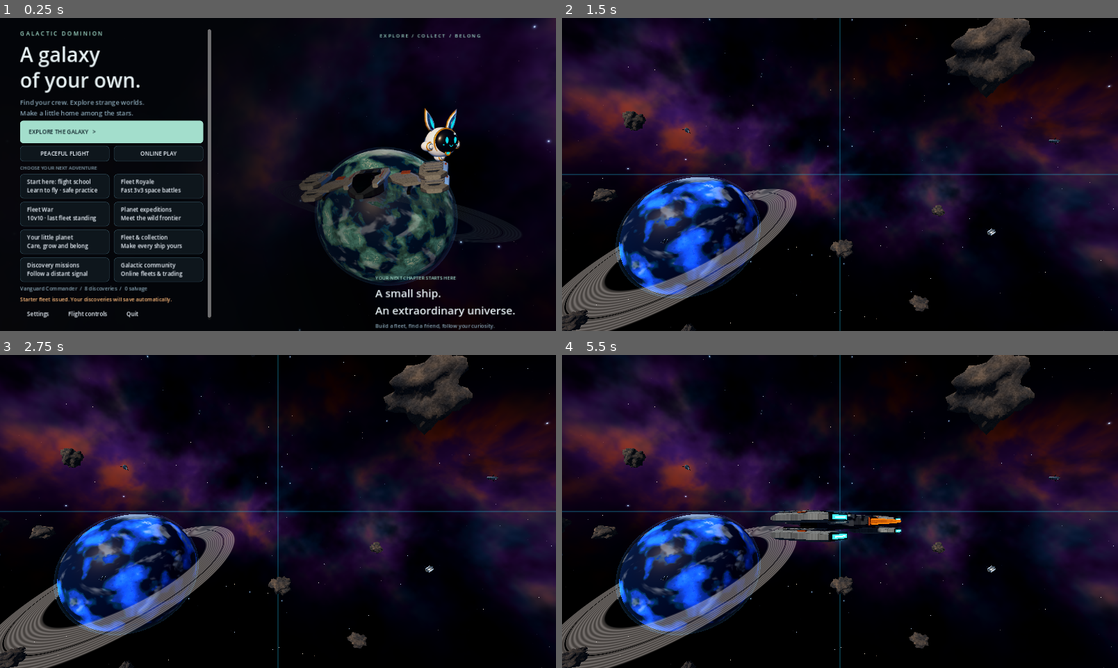
Above: before the commit, frames 1-4 (two rows, left to right).
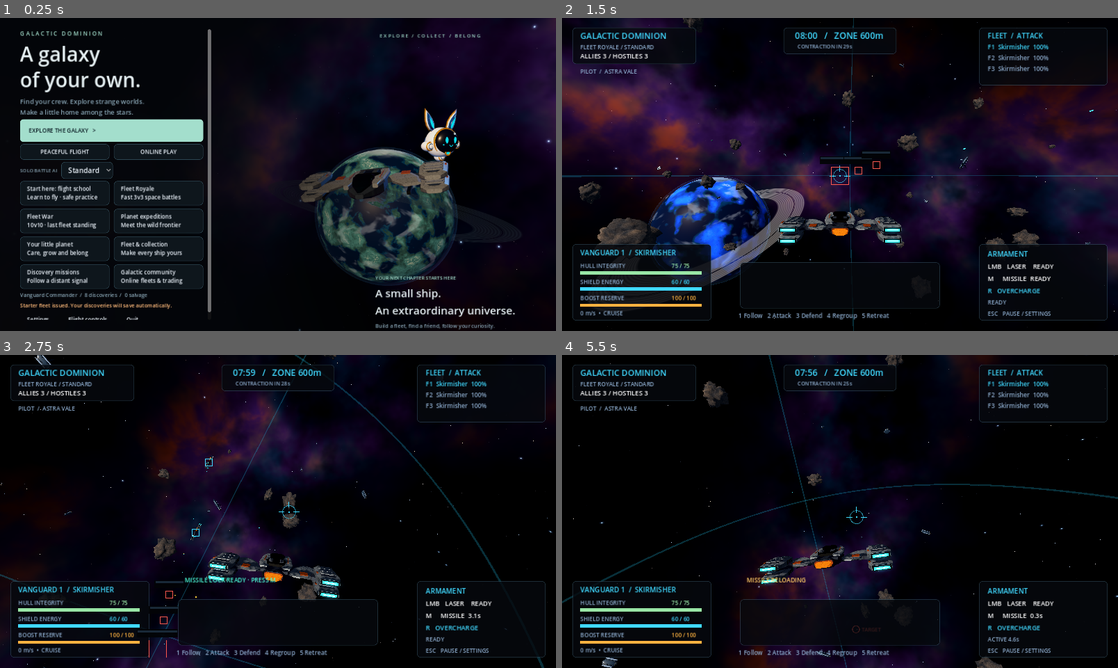
Above: after the commit, the same moments.

Repository: trentsmith/Galactic-Dominion
Game: Godot game, scene res://scenes/main.tscn
Two runs of this game, one before a commit and one after it. Both use one fixed random seed, a clock stepped at 60 frames per second and the inputs below.
Inputs (mouse positions are in pixels of both pictures, inside the frame that each line leads up to):
- Up to frame 1 (0.25 s): no input
- Up to frame 2 (1.5 s): click (650, 171) at 0.5 s, where only the run after the commit has a clickable "Standard"; click "Fleet Royale Fast 3v3 space b…" at 1.25 s
- Up to frame 3 (2.75 s): tap Enter at 2 s; move the mouse to (400, 495) at 2.02 s; press the mouse at (400, 495) at 2.03 s; hold E (roll_right) from 2.03 s (still down); tap M (missile) at 2.3 s
- Up to frame 4 (5.5 s): release E (roll_right) at 2.75 s; release the mouse at (962, 495) at 2.75 s; drag from (728, 527) to (812, 574) at 2.77 s; move the mouse to (895, 442) at 3.52 s; hold E (roll_right) 3.53-4.25 s; hold G (scan) 3.53-4.25 s; click (895, 442) at 3.67 s; tap Tab (target) at 3.8 s; drag from (812, 574) to (673, 464) at 4.27 s; move the mouse to (1006, 558) at 5.02 s; hold Q (roll_left) from 5.03 s (still down); hold M (missile) from 5.03 s (still down); tap R (ability) at 5.1 s; click (1006, 558) at 5.17 s

The runs differ from the first frame. In frame 1, 6.8% of the frame differs, in the area x 3-38%, y 8-97%; in frame 2, 21%; in frame 3, 52%, in the area x 0-100%, y 0-100%; in frame 4, 52%.
Error before the commit: Trying to return value of type "Resource" from a function whose return type is "ShipStats". (res://scripts/match/battle_match.gd:186)
Error after the commit: Trying to return value of type "Resource" from a function whose return type is "ShipStats". (res://scripts/match/battle_match.gd:185)

Commit message:
Add solo AI difficulty presets and local human playtest feedback

Diff:
--- a/project.godot
+++ b/project.godot
@@ -1,7 +1,7 @@
 config_version=5
 [application]
 config/name="Galactic Dominion"
-config/version="0.29.0"
+config/version="0.30.0"
 run/flush_stdout_on_print=true
 run/main_scene="res://scenes/main.tscn"
 config/features=PackedStringArray("4.3", "GL Compatibility")
--- a/scripts/ai/ship_brain.gd
+++ b/scripts/ai/ship_brain.gd
@@ -9,6 +9,9 @@
 var state := State.FOLLOW
 var alert_time := 0.0
 var retarget_timer := 0.0
+var reaction_interval := .6
+var aim_lead := 1.0
+var fire_dot := .975
 var retreat_latch := false
 var retreat_duration:=INF
 var retreat_elapsed:=0.0
@@ -25,7 +28,7 @@
  patrol_time += delta
  retarget_timer -= delta
  if retarget_timer <= 0.0:
-  retarget_timer = 0.6
+  retarget_timer = reaction_interval
   _find_target()
  var enemy := ship.targeting.target
  var destination := ship.global_position
@@ -54,9 +57,9 @@
   if distance < 50.0:
    state = State.EVADE
    destination = ship.global_position + ship.global_basis.x * (80.0 if ship.fleet_slot % 2 == 0 else -80.0) - ship.global_basis.z * 60.0
-  var aim := ship.global_position.direction_to(enemy.global_position + enemy.velocity * distance / ship.weapons.primary.speed)
+  var aim := ship.global_position.direction_to(enemy.global_position + enemy.velocity * aim_lead * distance / ship.weapons.primary.speed)
   var firing_window:=burst_pause<=0 or fmod(patrol_time+ship.fleet_slot*.4,burst_duration+burst_pause)<burst_duration
-  if firing_window and (-ship.global_basis.z).dot(aim) > 0.975 and distance < 650.0:
+  if firing_window and (-ship.global_basis.z).dot(aim) > fire_dot and distance < 650.0:
    ship.weapons.fire()
   if firing_window and ship.targeting.locked() and distance < 500.0:
    ship.weapons.fire(true)
--- /dev/null
+++ b/scripts/ai/solo_difficulty.gd
@@ -0,0 +1,30 @@
+class_name SoloDifficulty
+extends RefCounted
+## Solo arena presets. Network, exploration and training use their own rules.
+const IDS := ["relaxed","standard","veteran"]
+const PRESETS := {
+ "relaxed":{"title":"Relaxed","description":"Slower reactions, shorter attacks and more breathing room.","hull":.75,"cooldown":1.4,"regen":.3,"reaction":1.1,"lead":.65,"fire_dot":.99,"turn":.85,"burst":1.4,"pause":1.3,"retreat":2.5},
+ "standard":{"title":"Standard","description":"The existing solo balance, with steady enemy pressure.","hull":.85,"cooldown":1.15,"regen":.5,"reaction":.6,"lead":1.0,"fire_dot":.975,"turn":1.0,"burst":2.0,"pause":.65,"retreat":3.5},
+ "veteran":{"title":"Veteran","description":"Faster reactions and sustained attacks; no extra enemy health.","hull":.85,"cooldown":1.0,"regen":.5,"reaction":.25,"lead":1.0,"fire_dot":.97,"turn":1.12,"burst":3.0,"pause":.15,"retreat":4.0}
+}
+static func valid(id: String) -> String:
+ return id if id in IDS else "standard"
+static func title(id: String) -> String:
+ return PRESETS[valid(id)].title
+static func enemy_stats(base: ShipStats,id: String) -> ShipStats:
+ var tuning: Dictionary = PRESETS[valid(id)]
+ var result := base.duplicate(true) as ShipStats
+ result.hull *= tuning.hull;result.shield *= tuning.hull
+ result.laser_cooldown *= tuning.cooldown;result.missile_cooldown *= tuning.cooldown
+ result.turn_speed *= tuning.turn
+ result.crew_id = ""
+ return result
+static func configure_enemy(ship: CombatShip,id: String) -> void:
+ var tuning: Dictionary = PRESETS[valid(id)]
+ ship.health.regen_rate *= tuning.regen
+ ship.brain.reaction_interval = tuning.reaction
+ ship.brain.aim_lead = tuning.lead
+ ship.brain.fire_dot = tuning.fire_dot
+ ship.brain.retreat_duration = tuning.retreat
+ ship.brain.burst_duration = tuning.burst
+ ship.brain.burst_pause = tuning.pause
--- a/scripts/combat/combat_feedback.gd
+++ b/scripts/combat/combat_feedback.gd
@@ -128,7 +128,7 @@
 func indicator_direction(world_position: Vector3) -> Vector2:
  var local := battle.camera.global_basis.inverse() * (world_position - battle.pilot.ship.global_position)
  var projected := Vector2(local.x,-local.y)
- if projected.length()<absf(local.z)*.3:return Vector2.DOWN if local.z>0 else Vector2.UP
+ if projected.length()<maxf(.001,absf(local.z)*.3):return Vector2.DOWN if local.z>0 else Vector2.UP
  return projected.normalized()
 
 func count_incoming() -> int:
--- a/scripts/main.gd
+++ b/scripts/main.gd
@@ -7,6 +7,7 @@
 var surface: PlanetExpedition
 var parked_roam: FreeRoamMatch
 var battle: BattleMatch
+var difficulty := "standard"
 var sensitivity := 0.0025
 var inverted := false
 var fullscreen := false
@@ -41,6 +42,7 @@
  profile = PlayerProfile.new(profile_path)
  profile.load_profile()
  settings.load("user://settings.cfg")
+ difficulty = SoloDifficulty.valid(str(settings.get_value("gameplay","difficulty","standard")))
  sensitivity = settings.get_value("controls", "sensitivity", 0.0025)
  inverted = settings.get_value("controls", "invert_y", false)
  fullscreen = settings.get_value("display", "fullscreen", false)
@@ -105,6 +107,7 @@
   battle.queue_free()
  battle = BattleMatch.new()
  battle.team_size = size_per_team
+ battle.difficulty = difficulty
  battle.profile = profile
  add_child(battle)
  battle.pilot.sensitivity = sensitivity
@@ -160,14 +163,33 @@
  center.theme = CartoonStyle.ui_theme()
  center.set_anchors_and_offsets_preset(Control.PRESET_FULL_RECT)
  menu.add_child(center)
+ var scroll := ScrollContainer.new()
+ scroll.custom_minimum_size=Vector2(460,minf(600,get_viewport().get_visible_rect().size.y-80))
+ scroll.horizontal_scroll_mode=ScrollContainer.SCROLL_MODE_DISABLED
+ center.add_child(scroll)
  var column := VBoxContainer.new()
  column.custom_minimum_size = Vector2(420, 0)
- column.add_theme_constant_override("separation", 20)
- center.add_child(column)
+ column.add_theme_constant_override("separation", 16)
+ scroll.add_child(column)
  var label := Label.new()
- label.text = "FLIGHT SETTINGS"
+ label.text = "GAME SETTINGS"
  label.add_theme_font_size_override("font_size", 30)
  column.add_child(label)
+ var difficulty_label := Label.new()
+ difficulty_label.text="SOLO BATTLE DIFFICULTY"
+ difficulty_label.add_theme_font_size_override("font_size",13)
+ column.add_child(difficulty_label)
+ var difficulty_dropdown := difficulty_choice(column)
+ var description := Label.new()
+ description.text = SoloDifficulty.PRESETS[difficulty].description
+ description.custom_minimum_size.x=420
+ description.autowrap_mode=TextServer.AUTOWRAP_WORD_SMART
+ column.add_child(description)
+ difficulty_dropdown.item_selected.connect(func(index):description.text=SoloDifficulty.PRESETS[SoloDifficulty.IDS[index]].description)
+ var scope := Label.new()
+ scope.text = "Solo 3v3 / 10v10 · applies to your next battle"
+ scope.add_theme_font_size_override("font_size",13)
+ column.add_child(scope)
  var value := Label.new()
  value.text = "Mouse sensitivity: %.2f" % (sensitivity * 1000)
  column.add_child(value)
@@ -212,6 +234,7 @@
  _button(column, "BACK", func(): show_menu(paused))
 
 func _save_settings() -> void:
+ settings.set_value("gameplay","difficulty",difficulty)
  settings.set_value("audio", "volume", volume)
  settings.set_value("controls", "sensitivity", sensitivity)
  settings.set_value("controls", "invert_y", inverted)
@@ -379,3 +402,17 @@
  sanctuary_scene=null
  if is_instance_valid(parked_roam):return_from_planet()
  else:show_planets()
+
+func difficulty_choice(parent: Control) -> OptionButton:
+ var choice := OptionButton.new()
+ choice.name = "DifficultyChoice"
+ for id in SoloDifficulty.IDS:
+  choice.add_item(SoloDifficulty.title(id))
+  choice.get_popup().set_item_tooltip(choice.item_count-1,SoloDifficulty.PRESETS[id].description)
+ choice.select(SoloDifficulty.IDS.find(difficulty))
+ choice.tooltip_text = "Enemy AI for your next solo Fleet Royale or Fleet War. Online, free roam and training are unchanged."
+ choice.item_selected.connect(func(index):
+  difficulty = SoloDifficulty.IDS[index]
+  _save_settings())
+ parent.add_child(choice)
+ return choice
--- a/scripts/match/battle_match.gd
+++ b/scripts/match/battle_match.gd
@@ -3,6 +3,8 @@
 signal ended(winner, reason)
 
 const CLASSES = [preload("res://resources/ships/interceptor.tres"), preload("res://resources/ships/skirmisher.tres"), preload("res://resources/ships/guardian.tres")]
+var difficulty := "standard"
+var playtest_path := ""
 var training := false
 var team_size := 3
 var elimination_only := false
@@ -28,6 +30,7 @@
  process_mode = Node.PROCESS_MODE_PAUSABLE
 
 func _ready() -> void:
+ difficulty = SoloDifficulty.valid(difficulty)
  battle_id = "%d-%d" % [Time.get_ticks_usec(), get_instance_id()]
  # Network protocol remains six slots; Fleet War is an offline mode.
  team_size = 10 if team_size == 10 and network_role == "offline" else 3
@@ -61,10 +64,7 @@
    if preconfigured_stats.size() == team_size * 2:
     ship.stats = preconfigured_stats[team_index * team_size + slot]
    if team_index == 1 and network_role == "offline":
-    ship.stats = ship.stats.duplicate(true)
-    ship.stats.hull*=.85;ship.stats.shield*=.85
-    ship.stats.laser_cooldown*=1.15;ship.stats.missile_cooldown*=1.15
-    ship.stats.crew_id = ""
+    ship.stats = SoloDifficulty.enemy_stats(ship.stats,"standard" if training else difficulty)
     ship.crew_name = "AI pilot"
    ship.team = team_index
    ship.fleet_slot = slot
@@ -81,8 +81,7 @@
      ship.weapons.secondary.speed=220.0;ship.weapons.secondary.turn_rate=4.5
      ship.weapons.aim_assist_dot=.97;ship.targeting.lock_duration=.8
     else:
-     ship.health.regen_rate*=.5
-     ship.brain.retreat_duration=3.5;ship.brain.burst_duration=2;ship.brain.burst_pause=.65
+     SoloDifficulty.configure_enemy(ship,"standard" if training else difficulty)
    ship.eliminated.connect(_on_eliminated)
    if team_index == 0:
     fleet.ships.append(ship)
--- /dev/null
+++ b/scripts/match/difficulty_playtest.gd
@@ -0,0 +1,24 @@
+class_name DifficultyPlaytest
+extends RefCounted
+## Opt-in ratings stay on disk. No network requests or identifying player data.
+const RATINGS := ["unrated","too_easy","about_right","too_hard"]
+static func summary(battle: BattleMatch,rating: String = "unrated") -> Dictionary:
+ var teams := [{"damage":0.0,"shots":0,"hits":0,"survivors":0},{"damage":0.0,"shots":0,"hits":0,"survivors":0}]
+ for ship in battle.ships:
+  if ship.team<0 or ship.team>1:continue
+  teams[ship.team].damage += ship.damage_dealt
+  teams[ship.team].shots += ship.shots
+  teams[ship.team].hits += ship.hits
+  if ship.alive:teams[ship.team].survivors += 1
+ return {"version":ProjectSettings.get_setting("application/config/version"),"mode":"10v10" if battle.team_size==10 else "3v3","difficulty":SoloDifficulty.valid(battle.difficulty),"duration":snappedf(battle.elapsed,.01),"winner":battle.winner,"reason":battle.end_reason,"teams":teams,"rating":rating if rating in RATINGS else "unrated"}
+static func save(battle: BattleMatch,rating: String = "unrated") -> Error:
+ var directory := ProjectSettings.globalize_path("user://playtests")
+ var error := DirAccess.make_dir_recursive_absolute(directory)
+ if error != OK:return error
+ if battle.playtest_path.is_empty():battle.playtest_path = directory.path_join("battle-%d-%s.json" % [int(Time.get_unix_time_from_system()),battle.battle_id])
+ var file := FileAccess.open(battle.playtest_path+".tmp",FileAccess.WRITE)
+ if file == null:return FileAccess.get_open_error()
+ file.store_string(JSON.stringify(summary(battle,rating),"  "));file.flush()
+ error = file.get_error();file.close()
+ if error != OK:return error
+ return DirAccess.rename_absolute(battle.playtest_path+".tmp",battle.playtest_path)
--- a/scripts/online/online_session.gd
+++ b/scripts/online/online_session.gd
@@ -90,14 +90,14 @@
 func _connected() -> void:
  loading_connection=true;_set_peer_timeout(1,true)
  peer_id = multiplayer.get_unique_id()
- authenticate.rpc_id(1, str(get_meta("ticket", "")), str(ProjectSettings.get_setting("application/config/version", "0.29.0")))
+ authenticate.rpc_id(1, str(get_meta("ticket", "")), str(ProjectSettings.get_setting("application/config/version", "0.30.0")))
 
 @rpc("any_peer", "call_remote", "reliable")
 func authenticate(ticket: String, version: String = "") -> void:
  if not server_mode:
   return
  var sender := multiplayer.get_remote_sender_id()
- if version != str(ProjectSettings.get_setting("application/config/version", "0.29.0")):
+ if version != str(ProjectSettings.get_setting("application/config/version", "0.30.0")):
   reject.rpc_id(sender, "Different game build. Download the same version as the server.")
   multiplayer.multiplayer_peer.disconnect_peer(sender)
   return
--- a/scripts/ui/command_deck.gd
+++ b/scripts/ui/command_deck.gd
@@ -38,7 +38,7 @@
  row.add_child(scroll)
  var column := VBoxContainer.new()
  column.custom_minimum_size.x = 422
- column.add_theme_constant_override("separation",6)
+ column.add_theme_constant_override("separation",5)
  scroll.add_child(column)
  _label(column,"G A L A C T I C   D O M I N I O N",13,MINT)
  var title := _label(column,"Ready when\nyou are." if paused else "A galaxy\nof your own.",46,INK)
@@ -51,7 +51,9 @@
   var quick := HBoxContainer.new();quick.add_theme_constant_override("separation",10);column.add_child(quick)
   _button(quick,"PeacefulButton","PEACEFUL FLIGHT",func():host.start_free_roam(true),32).size_flags_horizontal=Control.SIZE_EXPAND_FILL
   _button(quick,"OnlineButton","ONLINE PLAY",host.show_online,32).size_flags_horizontal=Control.SIZE_EXPAND_FILL
-  _label(column,"CHOOSE YOUR NEXT ADVENTURE",11,MUTED)
+  var battle_options := HBoxContainer.new();column.add_child(battle_options)
+  _label(battle_options,"SOLO BATTLE AI  ",11,MUTED)
+  host.difficulty_choice(battle_options)
   var modes := GridContainer.new();modes.columns=2;modes.add_theme_constant_override("h_separation",10);modes.add_theme_constant_override("v_separation",8);column.add_child(modes)
   _mode(modes,"TutorialButton","Replay flight school" if host.settings.get_value("tutorial","flight_completed",false) else "Start here: flight school","Learn to fly · safe practice",host.start_tutorial)
   _mode(modes,"BattleButton","Fleet Royale","Fast 3v3 space battles",host.start_battle)
@@ -120,7 +122,7 @@
  parent.add_child(button);return button
 
 func _mode(parent: Node,id: String,title: String,detail: String,callback: Callable) -> void:
- var button:=_button(parent,id,title+"\n"+detail,callback,50)
+ var button:=_button(parent,id,title+"\n"+detail,callback,48)
  button.custom_minimum_size.x=204;button.alignment=HORIZONTAL_ALIGNMENT_LEFT
  button.size_flags_horizontal=Control.SIZE_EXPAND_FILL
 
--- a/scripts/ui/hud.gd
+++ b/scripts/ui/hud.gd
@@ -64,6 +64,7 @@
 Battle duration: %d:%02d" % [battle.end_reason, int(battle.elapsed) / 60, int(battle.elapsed) % 60]
  detail.autowrap_mode = TextServer.AUTOWRAP_WORD_SMART
  detail.custom_minimum_size.x = 600
+ if battle.network_role=="offline" and not battle.training and not battle is FreeRoamMatch and not battle is ExplorationMatch:detail.text += "\nDifficulty: "+SoloDifficulty.title(battle.difficulty)
  layout.add_child(detail)
  layout.move_child(detail,1)
  var explanation := Label.new()
@@ -73,6 +74,8 @@
  explanation.custom_minimum_size.x = 600
  explanation.add_theme_font_size_override("font_size",13)
  column.add_child(explanation)
+ if battle.network_role=="offline" and not battle.training and not battle is FreeRoamMatch and not battle is ExplorationMatch:
+  _playtest_feedback(column)
  var stats := Label.new()
  stats.text = "SHIP                      KILLS    DAMAGE    ACCURACY
 "
@@ -113,3 +116,19 @@
  menu.custom_minimum_size.y = 42
  menu.pressed.connect(battle.get_parent().return_to_menu)
  layout.add_child(menu)
+
+func _playtest_feedback(column: VBoxContainer) -> void:
+ var status := Label.new()
+ status.text = "Optional: how did the enemy difficulty feel?"
+ column.add_child(status)
+ var row := HBoxContainer.new();column.add_child(row)
+ for option in [["Too easy","too_easy"],["About right","about_right"],["Too hard","too_hard"]]:
+  var button := Button.new();button.text=option[0];button.name="Rate_"+option[1]
+  button.pressed.connect(func():
+   var error := DifficultyPlaytest.save(battle,option[1])
+   status.text = "Feedback saved on this PC. Thank you!" if error==OK else "Could not save feedback. You can keep playing.")
+  row.add_child(button)
+ var open := Button.new();open.text="OPEN LOCAL PLAYTEST REPORTS"
+ open.pressed.connect(func():OS.shell_open(ProjectSettings.globalize_path("user://playtests")))
+ column.add_child(open)
+ if DifficultyPlaytest.save(battle)!=OK:status.text="Could not save the local report. Check folder permissions; you can keep playing."
--- a/scripts/ui/hud_painter.gd
+++ b/scripts/ui/hud_painter.gd
@@ -44,7 +44,7 @@
   if candidate.alive and candidate.team != ship.team: opponents += 1
  panel(Rect2(Vector2(24, 22), Vector2(285, 84)))
  text(Vector2(42, 48), "GALACTIC DOMINION", CYAN, 19)
- text(Vector2(42, 72), "FLIGHT SCHOOL / SAFE PRACTICE" if battle.training else "FREE ROAM / OPEN SPACE" if free_roam else "FLEET WAR  /  10v10" if battle.team_size == 10 else "FLEET ROYALE  /  VANGUARD", MUTED, 13)
+ text(Vector2(42, 72), "FLIGHT SCHOOL / SAFE PRACTICE" if battle.training else "FREE ROAM / OPEN SPACE" if free_roam else "FLEET WAR 10v10 / " + SoloDifficulty.title(battle.difficulty).to_upper() if battle.team_size == 10 else "FLEET ROYALE / " + (SoloDifficulty.title(battle.difficulty).to_upper() if battle.network_role=="offline" else "ONLINE"), MUTED, 13)
  text(Vector2(42, 93), "ALLIES %d / HOSTILES %d" % [battle.living(battle.local_team()), opponents], Color.WHITE, 15)
  panel(Rect2(Vector2(width / 2 - 130, 22), Vector2(260, 61)))
  var exploring := battle is ExplorationMatch
@@ -178,6 +178,7 @@
 func _draw_feedback(reticle: Vector2) -> void:
  if not is_instance_valid(feedback):return
  var center := size/2
+ reticle = feedback_anchor(reticle)
  for impact in feedback.directions:
   var direction := feedback.indicator_direction(impact.position)
   var tangent := Vector2(-direction.y,direction.x)
@@ -202,3 +203,7 @@
  if ship.health.hull<=ship.health.max_hull*.25 and ship.alive:
   draw_rect(Rect2(Vector2.ZERO,Vector2(size.x,5)),Color(1,.3,.2,.7))
   text(Vector2(42,size.y-213),"CRITICAL HULL · %s SWITCH / 5 RETREAT" % ("F1–F10" if battle.team_size==10 else "F1–F3"),Color(1,.45,.3),13)
+
+func feedback_anchor(projected: Vector2) -> Vector2:
+ # Offscreen/behind-camera weapon projections can be enormous during ship changes.
+ return projected if projected.is_finite() and Rect2(Vector2.ZERO,size).has_point(projected) else size/2
--- /dev/null
+++ b/tests/difficulty_test.gd
@@ -0,0 +1,63 @@
+extends SceneTree
+var checks := 0
+var failures := 0
+func _initialize() -> void:call_deferred("run")
+func check(value: bool,message: String) -> void:
+ checks+=1
+ if value:print("PASS: "+message)
+ else:failures+=1;push_error(message)
+func freeze(battle: BattleMatch) -> void:
+ battle.set_physics_process(false);battle.pilot.set_physics_process(false)
+ for ship in battle.ships:ship.set_physics_process(false)
+func run() -> void:
+ var main: Node=load("res://scenes/main.tscn").instantiate();main.profile_path="user://difficulty-test.json";root.add_child(main)
+ await process_frame
+ var catalog_turn: float=BattleMatch.CLASSES[0].turn_speed
+ var selector:=main.menu.find_child("DifficultyChoice",true,false) as OptionButton
+ check(selector!=null and selector.item_count==3,"Command deck offers all three solo difficulties")
+ selector.select(2);selector.item_selected.emit(2)
+ var saved:=ConfigFile.new();saved.load("user://settings.cfg")
+ check(main.difficulty=="veteran" and saved.get_value("gameplay","difficulty")=="veteran","Selecting Veteran persists the preference")
+ var enemy_health: Array[float]=[]
+ var reactions: Array[float]=[]
+ var pauses: Array[float]=[]
+ for id in SoloDifficulty.IDS:
+  main.difficulty=id
+  main.start_battle(10)
+  var battle: BattleMatch=main.battle
+  freeze(battle)
+  var enemy:=battle.ships[10]
+  enemy_health.append(enemy.health.max_hull);reactions.append(enemy.brain.reaction_interval);pauses.append(enemy.brain.burst_pause)
+  check(battle.ships.size()==20 and battle.difficulty==id,"10v10 starts with the selected "+id+" preset")
+  check(enemy.stats.laser_damage==BattleMatch.CLASSES[0].laser_damage,"Enemy raw weapon damage is unchanged on "+id)
+  check(battle.ships[0].weapons.secondary.speed==220 and battle.ships[0].targeting.lock_duration==.8,"Player aiming and missile assistance remains available on "+id)
+  main.start_battle(3);freeze(main.battle)
+  check(main.battle.ships.size()==6 and main.battle.difficulty==id,"3v3 starts with the selected "+id+" preset")
+ check(reactions[0]>reactions[1] and reactions[1]>reactions[2] and pauses[0]>pauses[1] and pauses[1]>pauses[2],"Reaction and firing pressure scale across all three presets")
+ check(main.battle.hud.feedback.indicator_direction(main.battle.pilot.ship.position).length()>0,"Coincident damage sources still produce a valid warning direction")
+ check(main.battle.hud.painter.feedback_anchor(Vector2(1e12,1e12))==main.battle.hud.painter.size/2,"Offscreen weapon projections keep damage arrows inside the viewport")
+ check(enemy_health[1]==enemy_health[2],"Veteran adds no health above Standard")
+ check(BattleMatch.CLASSES[0].hull==50 and BattleMatch.CLASSES[0].turn_speed==catalog_turn,"Difficulty leaves catalog resources unchanged")
+ var current: BattleMatch=main.battle
+ main.show_settings(false);await process_frame
+ var settings_selector:=main.menu.find_child("DifficultyChoice",true,false) as OptionButton
+ settings_selector.select(0);settings_selector.item_selected.emit(0)
+ check(main.difficulty=="relaxed" and current.difficulty=="veteran","Settings changes apply to the next battle, not mid-match")
+ main.start_battle(10);freeze(main.battle)
+ check(main.battle.difficulty=="relaxed","The next battle consumes the updated preference")
+ main.battle.profile=null;main.battle.finish(0,"Test result")
+ await process_frame
+ var rate:=main.battle.hud.results.find_child("Rate_about_right",true,false) as Button
+ check(rate!=null,"Solo results offer optional local playtest ratings")
+ rate.pressed.emit()
+ var report=JSON.parse_string(FileAccess.get_file_as_string(main.battle.playtest_path))
+ check(report.rating=="about_right" and report.difficulty=="relaxed" and report.mode=="10v10" and report.teams.size()==2,"Playtest report saves the actual mode, preset and battle metrics")
+ check(not report.has("commander_name") and not report.has("user_id"),"Reports omit player identity and account credentials")
+ var online:=BattleMatch.new();online.network_role="server";online.difficulty="veteran";root.add_child(online);freeze(online)
+ check(online.ships[3].stats.hull==50 and online.ships[3].brain.reaction_interval==.6 and online.ships[3].brain.burst_pause==0,"Online AI and ship balance ignore solo difficulty")
+ online.queue_free()
+ main.start_tutorial();freeze(main.battle)
+ check(main.battle.training and main.battle.ships[3].brain.reaction_interval==.6,"Training remains safe and independent of selected difficulty")
+ main.difficulty="standard";main._save_settings()
+ main.queue_free();await process_frame
+ print("DIFFICULTY_TEST: %d checks, %d failures"%[checks,failures]);quit(1 if failures else 0)
--- a/tests/solo_skirmish_test.gd
+++ b/tests/solo_skirmish_test.gd
@@ -3,6 +3,8 @@
 func run() -> void:
  var main: Node=load("res://scenes/main.tscn").instantiate();main.profile_path="user://solo-skirmish-test.json";root.add_child(main)
  await process_frame
+ var args:=OS.get_cmdline_user_args()
+ if "--difficulty" in args:main.difficulty=SoloDifficulty.valid(args[args.find("--difficulty")+1])
  main.start_battle(10 if "--fleet-war" in OS.get_cmdline_user_args() else 3)
  var battle: BattleMatch=main.battle;battle.max_duration=90
  battle.pilot.set_physics_process(false);battle.pilot.ship.player_controlled=false
@@ -17,7 +19,7 @@
    enemy_damage+=ship.damage_dealt
    if not ship.alive:enemies_destroyed+=1
  var success:=allied_damage>0 and enemy_damage>0 and enemies_destroyed>0
- print("SOLO_SKIRMISH_RESULT elapsed=%.1f winner=%d enemies_destroyed=%d allied_damage=%.1f enemy_damage=%.1f"%[battle.elapsed,battle.winner,enemies_destroyed,allied_damage,enemy_damage])
+ print("SOLO_SKIRMISH_RESULT difficulty=%s elapsed=%.1f winner=%d enemies_destroyed=%d allied_damage=%.1f enemy_damage=%.1f"%[battle.difficulty,battle.elapsed,battle.winner,enemies_destroyed,allied_damage,enemy_damage])
  if not success:push_error("Skirmish must exercise combat from both fleets and destroy at least one AI opponent")
  main.queue_free();await process_frame
  print("SOLO_SKIRMISH_PASS" if success else "SOLO_SKIRMISH_FAIL");quit(0 if success else 1)
Not shown, changed: export_presets.cfg
Not shown, added: scripts/ai/solo_difficulty.gd.uid
Not shown, added: scripts/match/difficulty_playtest.gd.uid
Not shown, added: tests/creature_loop_test.gd.uid
Not shown, changed: .github/workflows/desktop-release.yml
Not shown, changed: CHANGELOG.md
Not shown, added: docs/DIFFICULTY_PLAYTEST.md
Not shown, changed: docs/RELEASE.md
